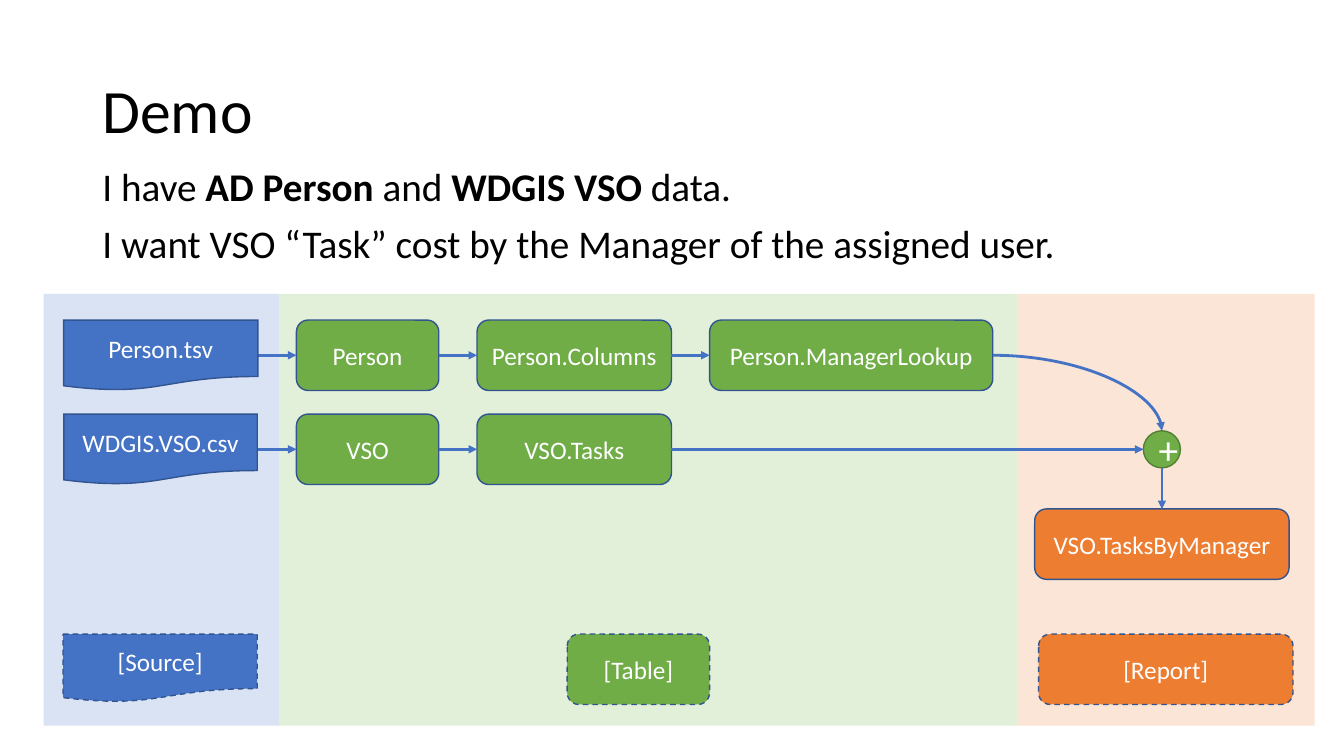
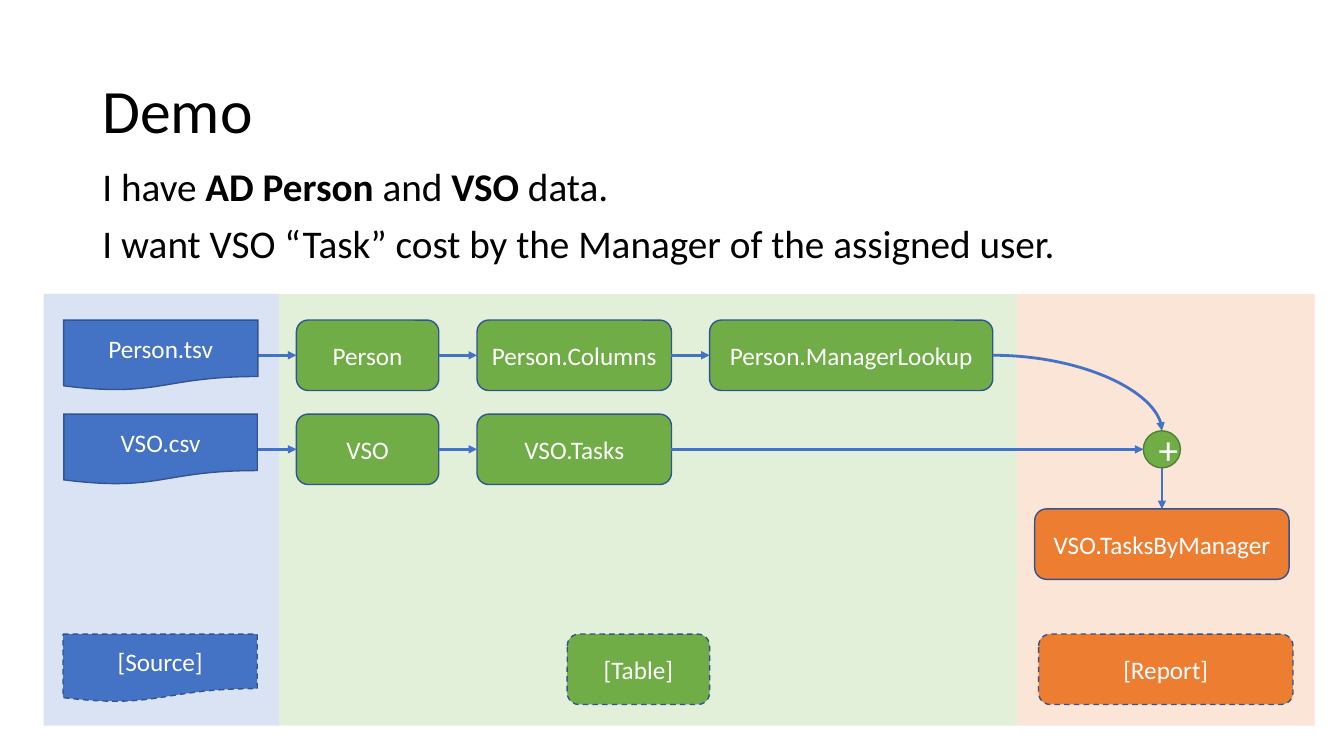
Before and after one commit to microsoft/elfie-arriba, a slide deck: slide 4 of XForm/XForm Demo.pptx. Drawn at 1344x756 pixels with LibreOffice and Linux fonts; fonts in the diff are those of the drawing. Boxes give left, top, right and bottom in pixels: in the first picture for what was removed or moved away, otherwise in the second. Text is boxed around its words. In the diff, an @@ line names an element or a change of style, - is before the commit and + after.

```diff
--- a/XForm/XForm Demo.pptx
+++ b/XForm/XForm Demo.pptx
@@ text at <box>102,173,608,202</box>: text changed; bold off @@
-I have AD Person and WDGIS VSO data.
+I have AD Person and VSO data.
@@ text in flow chart document at <box>121,435,201,452</box>: text changed @@
-WDGIS.VSO.csv
+VSO.csv
```
Also in this commit, not shown: 1 other slide changed, 3 other files.
